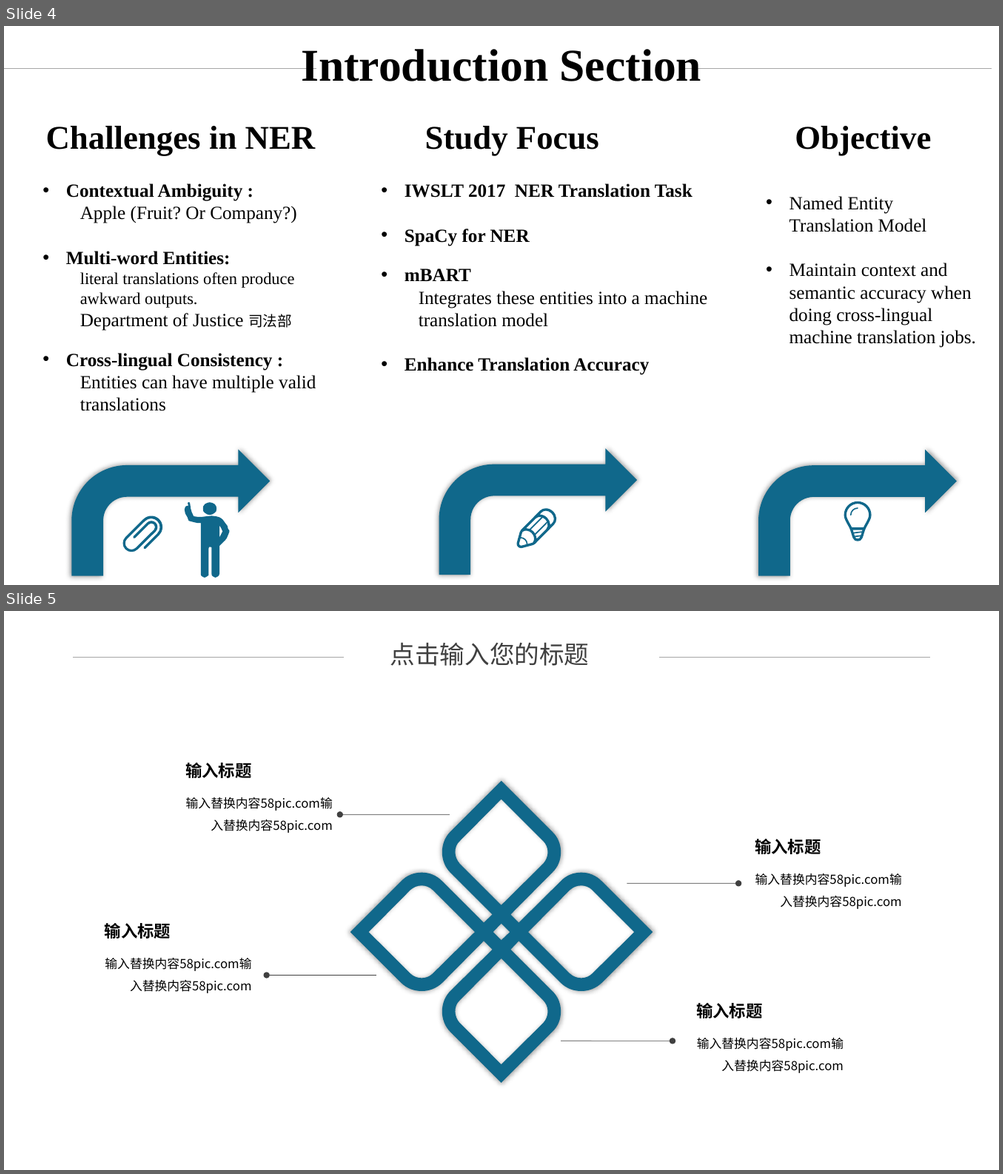
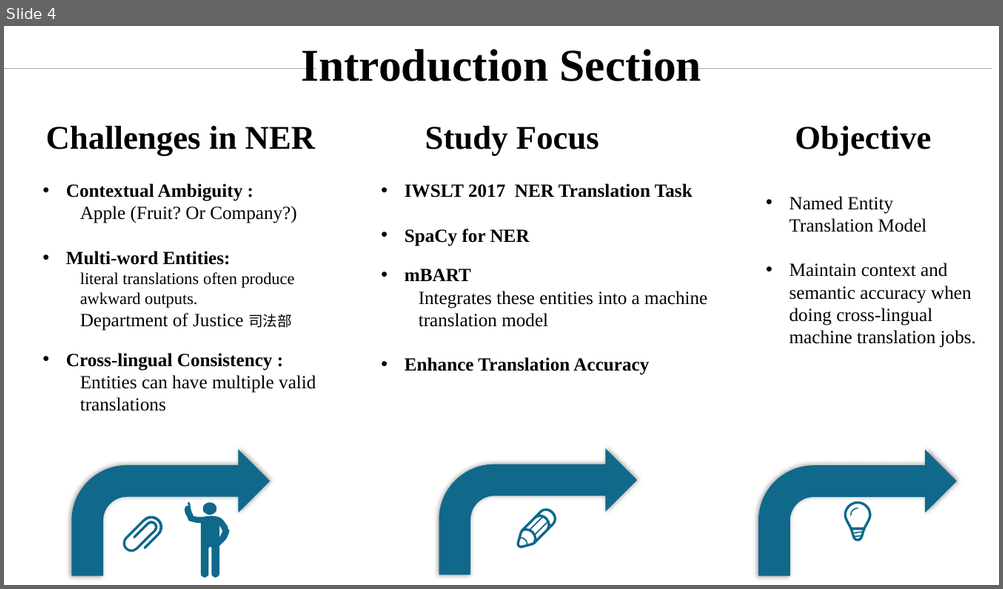
Before and after one commit to ZoeLee23277789/NLP-Courses, a slide deck: NLP243/Projects/EA_MT.pptx. Shown one above the other, each under a label of ours: slides 4 and 5 before the commit, slide 4 after it. The pictures are 1003x1174 and 1003x589 pixels, drawn with LibreOffice and Linux fonts; fonts in the diff are those of the drawing. Boxes give left, top, right and bottom in pixels: in the first picture for what was removed or moved away, otherwise in the second. Text is boxed around its words. In the diff, an @@ line names an element or a change of style, - is before the commit and + after.

```diff
--- a/NLP243/Projects/EA_MT.pptx
+++ b/NLP243/Projects/EA_MT.pptx
@@ slide 5 removed at (x1=4, y1=611, x2=999, y2=1170), background #FFFFFF @@
@@ text removed at (x1=390, y1=642, x2=589, y2=666) @@
-点击输入您的标题
@@ line removed from (73, 658) to (344, 658) @@
@@ line removed from (659, 658) to (930, 658) @@
@@ text removed at (x1=185, y1=763, x2=251, y2=778) @@
-输入标题
@@ freeform shape removed at (x1=350, y1=781, x2=652, y2=1083) @@
@@ text removed at (x1=186, y1=797, x2=333, y2=833) @@
-输入替换内容58pic.com输入替换内容58pic.com
@@ arrow removed from (449, 815) to (340, 815) @@
@@ text removed at (x1=754, y1=839, x2=820, y2=854) @@
-输入标题
@@ text removed at (x1=755, y1=874, x2=902, y2=909) @@
-输入替换内容58pic.com输入替换内容58pic.com
@@ arrow removed from (627, 883) to (738, 883) @@
@@ text removed at (x1=105, y1=923, x2=170, y2=939) @@
-输入标题
@@ text removed at (x1=105, y1=958, x2=252, y2=994) @@
-输入替换内容58pic.com输入替换内容58pic.com
@@ arrow removed from (376, 976) to (267, 976) @@
@@ text removed at (x1=696, y1=1003, x2=762, y2=1019) @@
-输入标题
@@ arrow removed from (560, 1042) to (672, 1042) @@
@@ text removed at (x1=697, y1=1038, x2=843, y2=1073) @@
-输入替换内容58pic.com输入替换内容58pic.com
```
Also in this commit, not shown: 10 slides changed, 8 slides added, 9 other slides removed.
